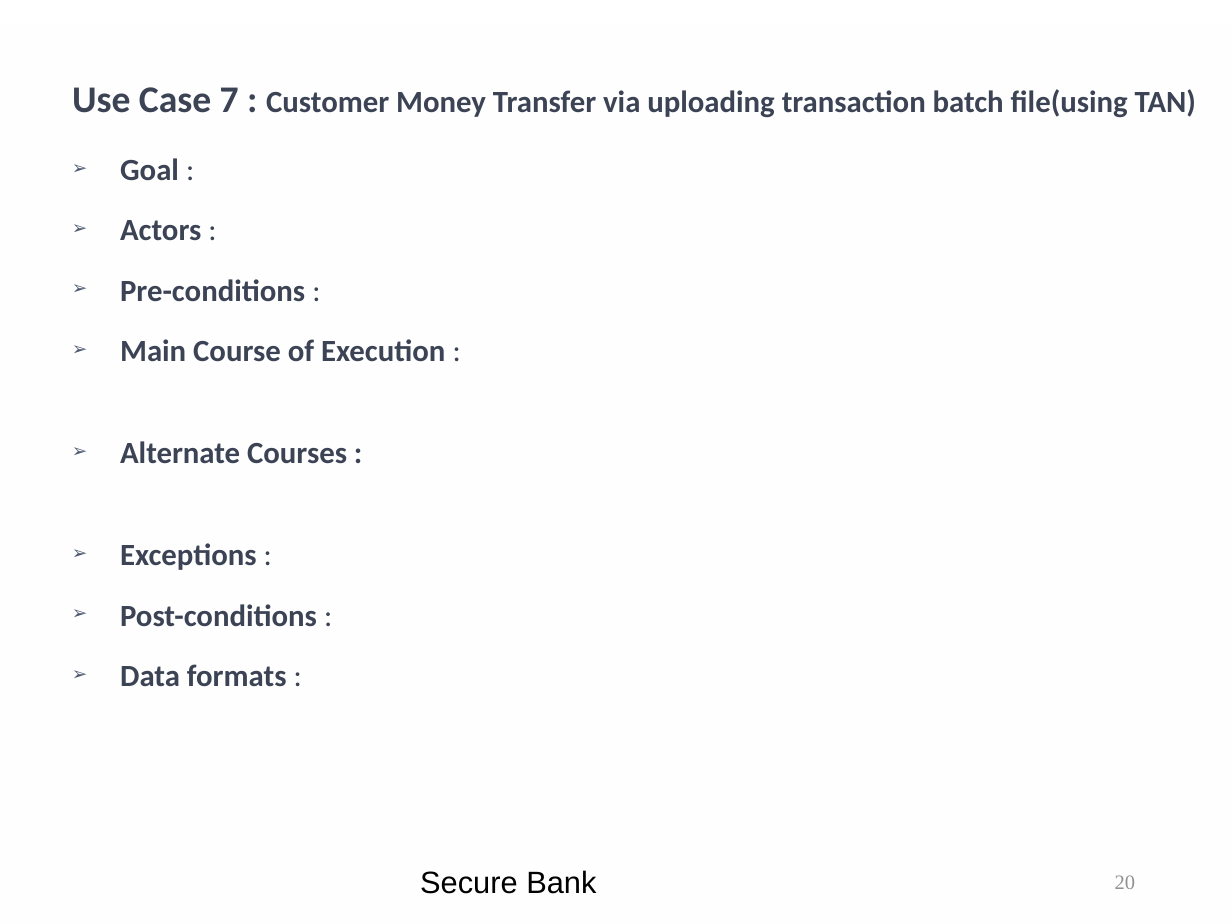
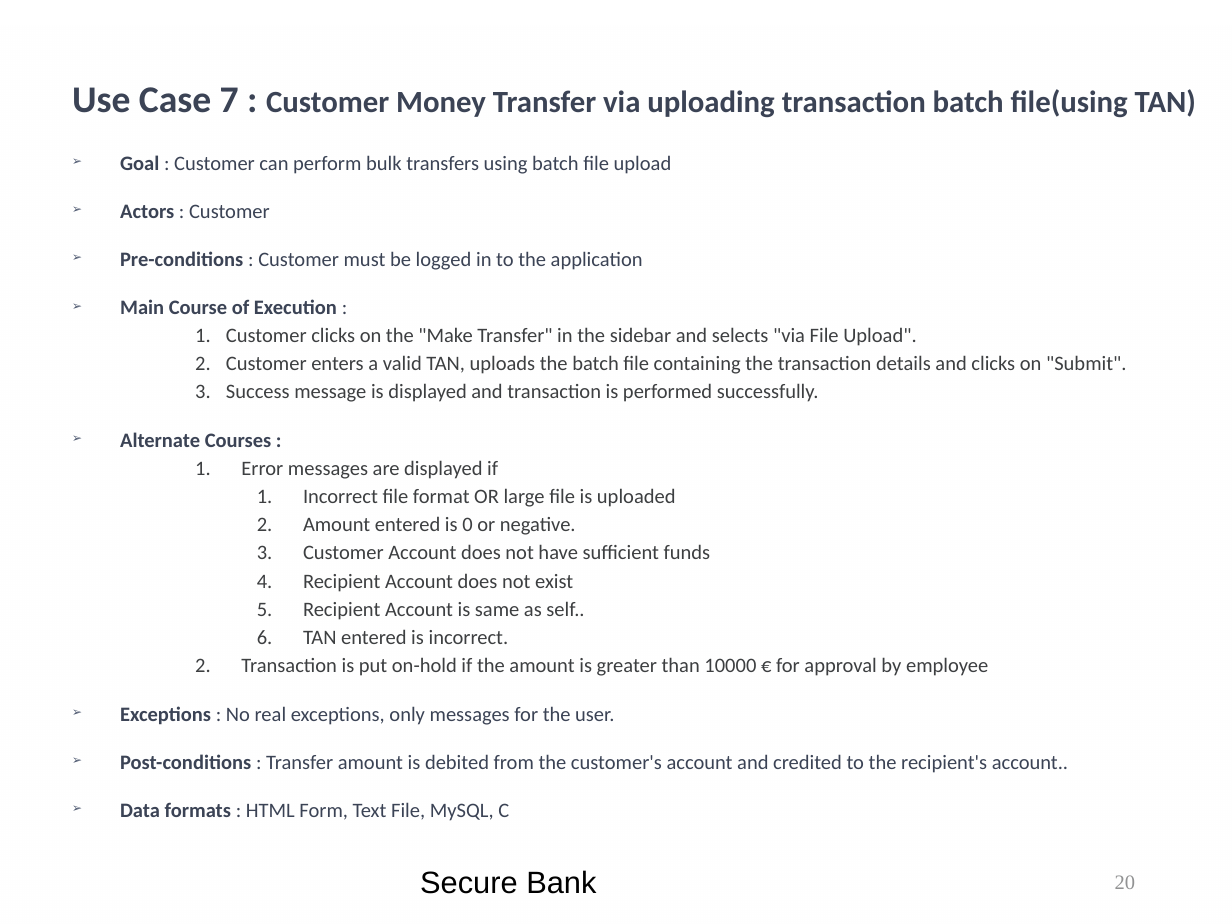
Before and after one commit to kwuerl/secure-coding-team-8, a slide deck: slide 20 of presentations/Phase3.ppt. Drawn at 1232x924 pixels with LibreOffice and Linux fonts; fonts in the diff are those of the drawing; background and template pictures are left out. Boxes give left, top, right and bottom in pixels: in the first picture for what was removed or moved away, otherwise in the second. Text is boxed around its words. In the diff, an @@ line names an element or a change of style, - is before the commit and + after.

```diff
--- a/presentations/Phase3.ppt
+++ b/presentations/Phase3.ppt
@@ text at box(120, 155, 672, 270): text changed; size 18 to 12 pt; bold off @@
-➢ Goal :
-➢ Actors :
-➢ Pre-conditions :
+➢ Goal : Customer can perform bulk transfers using batch file upload
+➢ Actors : Customer
+➢ Pre-conditions : Customer must be logged in to the application
@@ text at box(120, 299, 337, 447): size 18 to 12 pt in "Main Course of Execution :", "Alternate Courses :"; line spacing 0.8 to 0.7 @@
@@ text at box(226, 327, 1126, 402): paragraphs added @@
+    1. Customer clicks on the "Make Transfer" in the sidebar and selects "via File Upload".
+    2. Customer enters a valid TAN, uploads the batch file containing the transaction details and clicks on "Submit".
+    3. Success message is displayed and transaction is performed successfully.
@@ text at box(120, 460, 1068, 821): text changed; size 18 to 12 pt; text colour #3B4355 to #3D3F41; bold off @@
-➢ Exceptions :
-➢ Post-conditions :
-➢ Data formats :
+    1. Error messages are displayed if
+      1. Incorrect file format OR large file is uploaded
+      2. Amount entered is 0 or negative.
+      3. Customer Account does not have sufficient funds
+      4. Recipient Account does not exist
+      5. Recipient Account is same as self..
+      6. TAN entered is incorrect.
+    2. Transaction is put on-hold if the amount is greater than 10000 € for approval by employee
+➢ Exceptions : No real exceptions, only messages for the user.
+➢ Post-conditions : Transfer amount is debited from the customer's account and credited to the recipient's account..
+➢ Data formats : HTML Form, Text File, MySQL, C
```
Also in this commit, not shown: 11 other slides changed, 1 slide added.
